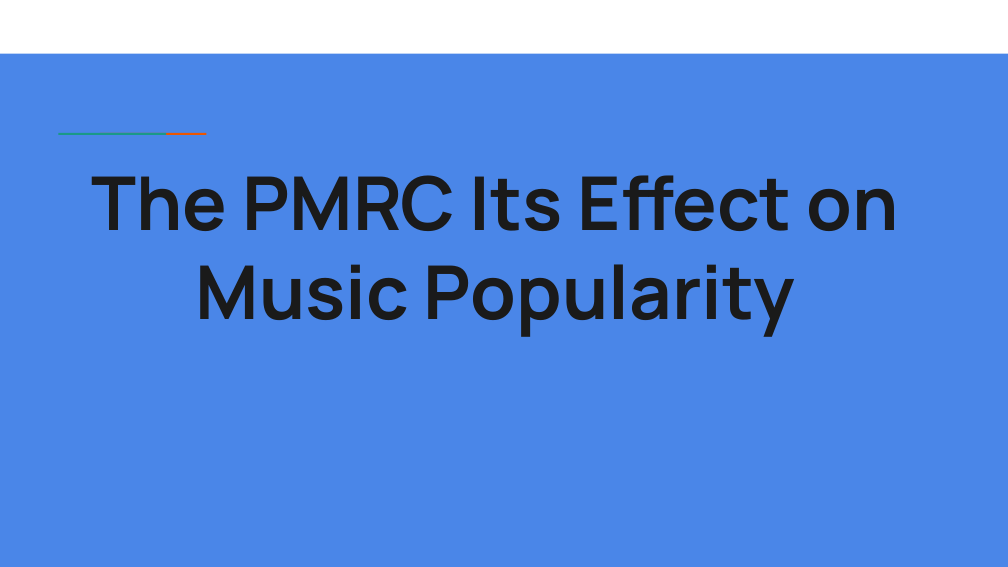
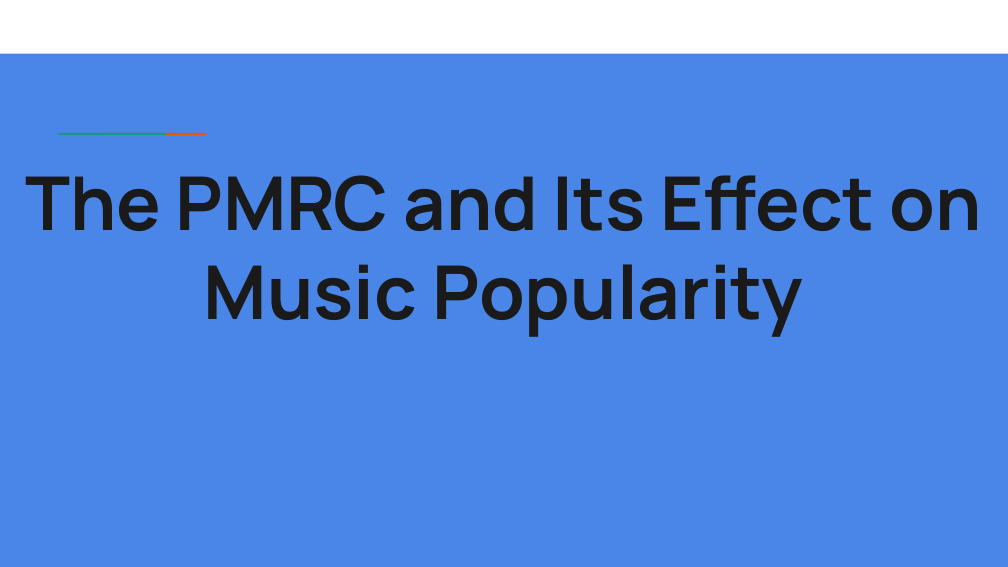
Before and after one commit to ssmcnatt/experimental-design-cap01, a slide deck: slide 1 of presentation-of-findings.pptx. Drawn at 1008x567 pixels with LibreOffice and Linux fonts; fonts in the diff are those of the drawing. Boxes give left, top, right and bottom in pixels: in the first picture for what was removed or moved away, otherwise in the second. Text is boxed around its words. In the diff, an @@ line names an element or a change of style, - is before the commit and + after.

```diff
--- a/presentation-of-findings.pptx
+++ b/presentation-of-findings.pptx
@@ title at box(25, 175, 982, 337): text changed @@
-The PMRC Its Effect on Music Popularity
+The PMRC and Its Effect on Music Popularity
```
Also in this commit, not shown: 5 other slides changed, 5 slides added, 12 slides removed.
